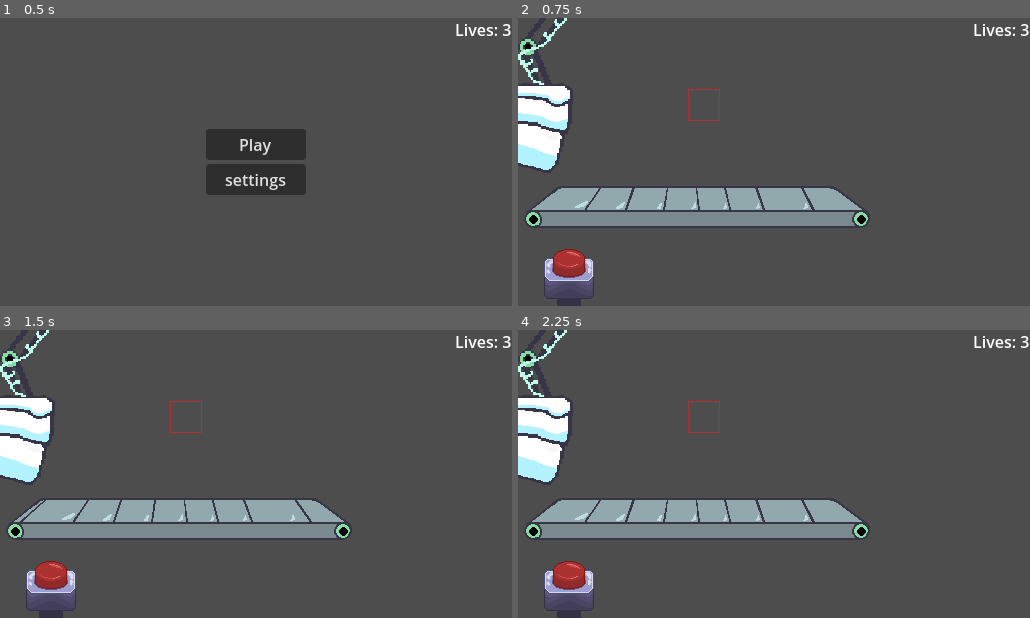
Above: before the commit, frames 1-4 (two rows, left to right).
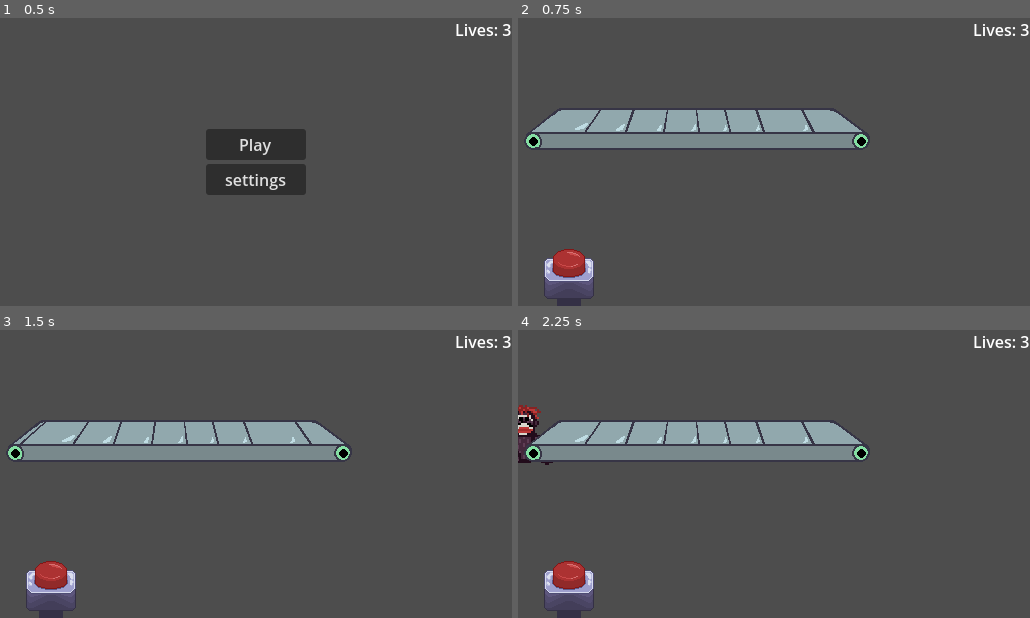
Above: after the commit, the same moments.

Repository: vincentcmartinez/holdit
Game: Godot game, scene res://src/game container/game_container.tscn
The game is run twice, just before and just after one commit, with the same random seed, the same clock (stepped at 60 frames per second) and the same inputs. The engine's default icon, where the game draws it, is replaced by a stand-in: a white triangle on a blue panel in a dark square.
Inputs (mouse positions are in pixels of both pictures, inside the frame that each line leads up to):
- Up to frame 1 (0.5 s): no input
- Up to frame 2 (0.75 s): click "Play" at 0.5 s
- Up to frame 3 (1.5 s): move the mouse to (368, 459) at 1.27 s; press the mouse at (368, 459) at 1.28 s
- Up to frame 4 (2.25 s): move the mouse to (671, 488) at 2.02 s; release the mouse at (671, 488) at 2.03 s; tap Space (space) at 2.1 s

Frame 1 is identical in both runs. In frame 2, 17% of the frame differs, in the area x 0-69%, y 0-73%; in frame 3, 17%; in frame 4, 17%.

Commit message:
separated machine

Diff:
--- a/hold-it!/src/conveyor/conveyor_belt.tscn
+++ b/hold-it!/src/conveyor/conveyor_belt.tscn
@@ -56,6 +56,8 @@
 texture_filter = 1
 texture = ExtResource("1_8lmab")
 hframes = 3
+region_enabled = true
+region_rect = Rect2(0, 156.338, 1536, 131.662)
 
 [node name="CollisionShape2D" type="CollisionShape2D" parent="."]
 position = Vector2(-78, 67.5)
